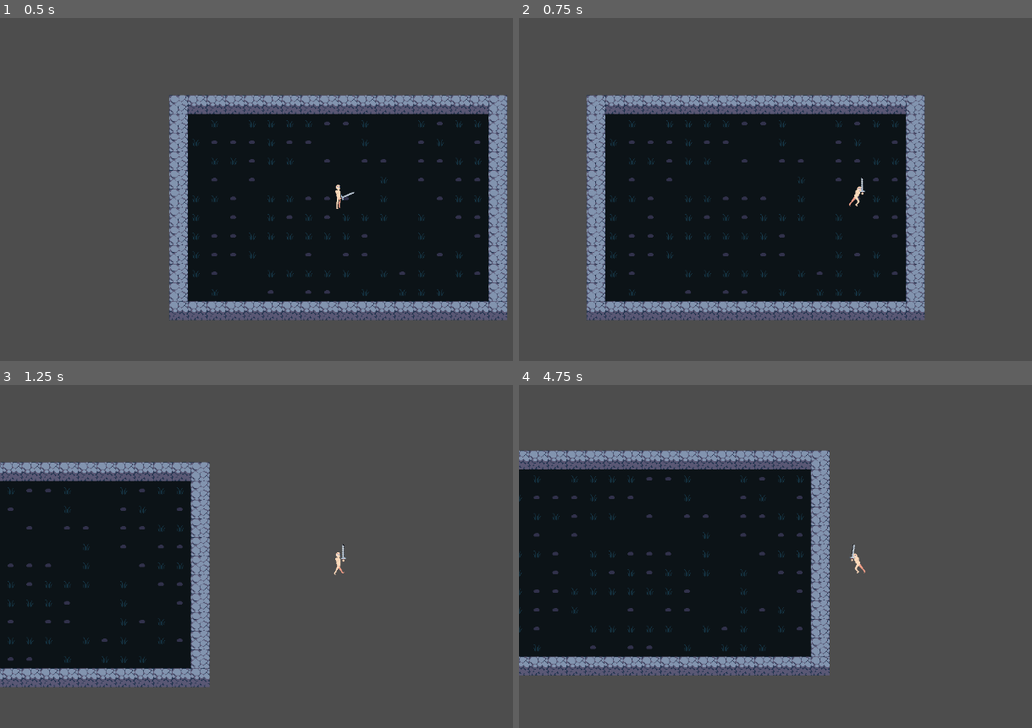
Above: before the commit, frames 1-4 (two rows, left to right).
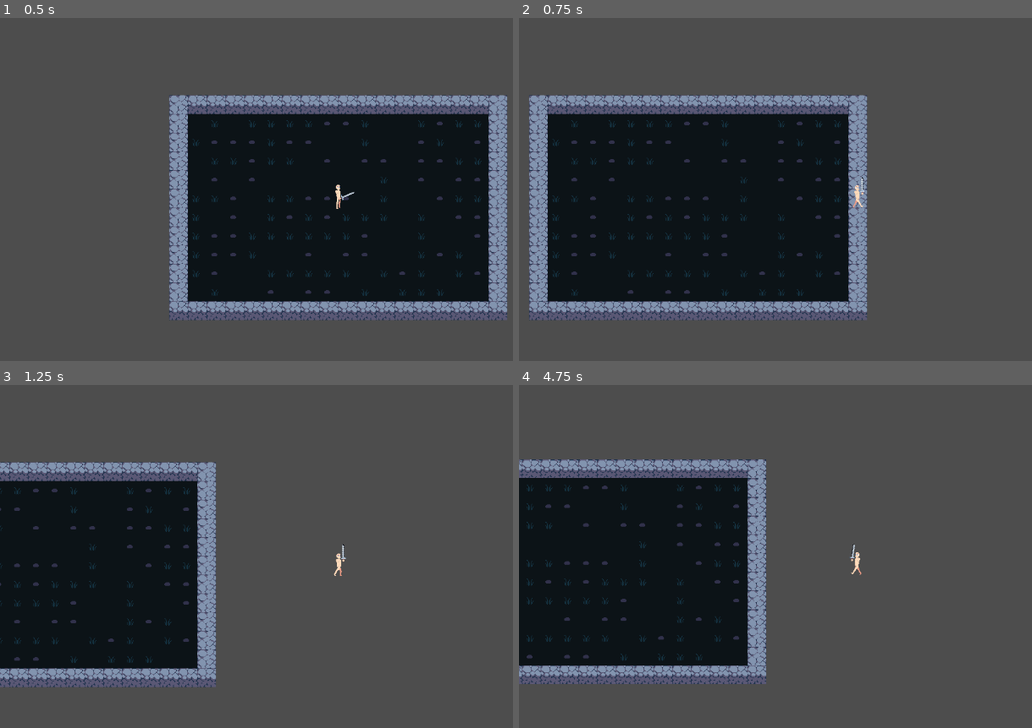
Above: after the commit, the same moments.

Repository: bertyom/Roguelike-Proj
Game: Godot game, scene res://Scene/test_map.tscn
Same seed, same stepped clock (60 frames per second), same inputs: the game is played once before the commit and once after it.
Inputs (mouse positions are in pixels of both pictures, inside the frame that each line leads up to):
- Up to frame 1 (0.5 s): no input
- Up to frame 2 (0.75 s): tap Enter at 0.5 s; move the mouse to (1006, 189) at 0.52 s; hold Keypad 6 (MOVE_RIGHT) from 0.53 s (still down); hold Shift (MOVE_SPRINT) from 0.53 s (still down); tap Space (MOVE_DASH) at 0.6 s
- Up to frame 3 (1.25 s): keep holding Keypad 6 (MOVE_RIGHT); keep holding Shift (MOVE_SPRINT)
- Up to frame 4 (4.75 s): move the mouse to (724, 594) at 1.27 s; release Keypad 6 (MOVE_RIGHT) at 1.28 s; release Shift (MOVE_SPRINT) at 1.28 s; hold Keypad 2 (MOVE_DOWN) 1.28-2.03 s; tap Shift (MOVE_SPRINT) at 1.35, 3.05 s; click (724, 594) at 1.55 s; move the mouse to (924, 491) at 2.02 s; press the mouse at (924, 491) at 2.03 s; hold Keypad 6 (MOVE_RIGHT) 2.03-2.78 s; tap Space (MOVE_DASH) at 2.3, 2.85, 4.55 s; move the mouse to (821, 649) at 2.77 s; release the mouse at (821, 649) at 2.78 s; hold Keypad 8 (MOVE_UP) 2.78-3.53 s; move the mouse to (outside the picture) at 3.52 s; hold Shift (MOVE_SPRINT) 3.53-4.28 s; hold Keypad 4 (MOVE_LEFT) from 3.53 s (still down); click (outside the picture) at 3.8 s; move the mouse to (652, 518) at 4.27 s; click (652, 518) at 4.35 s

Frame 1 is identical in both runs. In frame 2, 22% of the frame differs, in the area x 1-80%, y 22-89%; in frame 3, 5.2%; in frame 4, 18%.

Commit message:
Remodel player logic with 2 state machines

Diff:
--- a/Scene/Entity/Player Weapons/weapon_manager.gd
+++ b/Scene/Entity/Player Weapons/weapon_manager.gd
@@ -10,7 +10,7 @@
 var is_attacking: set = set_attacking
 
 
-func _process(delta):
+func _process(_delta):
 	handle_input()
 	update_mouse_vector()
 	update_weapon_rotation()
--- a/Scene/Entity/player.gd
+++ b/Scene/Entity/player.gd
@@ -1,36 +1,29 @@
 extends CharacterBody2D
 
-#region Variables
-#State machine enums
-enum PlayerStates {IDLE, WALK, SPRINT, DASH, ATTACK}
-enum WeaponStates {NONE, FIRST, SECOND}
+enum MovementState {IDLE, WALK, SPRINT, DASH}
+enum AttackState {NONE, ATTACKING}
 
-#Player stats
 @export var walk_speed := 300.0
-@export var sprint_speed := 600.0
-@export var dash_speed := 1000.0
-@export var dash_duration := 0.2
+@export var sprint_speed := 450.0
+@export var dash_speed := 2000.0
+@export var attack_speed_multiplier := 0.5
+@export var matching_direction_speed_multiplier: = 0.7
+@export var dash_duration := 0.1
 @export var dash_cooldown := 1.0
 
-#State variables
-var current_state: int = PlayerStates.IDLE
-var current_weapon: int = WeaponStates.NONE
+var movement_state: MovementState = MovementState.IDLE
+var attack_state: AttackState = AttackState.NONE
+var input_vector := Vector2.ZERO
+var mouse_position := Vector2.ZERO
+var dash_direction := Vector2.ZERO
+var mouse_vector := Vector2.ZERO
 
-# Input variables
-@export var input_vector := Vector2.ZERO
-@export var mouse_position := Vector2.ZERO
-@export var dash_direction := Vector2.ZERO
-@export var mouse_vector: = Vector2.ZERO
-@export var matching_directions:=  true
-@export var attack_lock_controls:= false
-
-# Node references
 @onready var body_animation_player := $Sprites/AnimationPlayer
 @onready var body_sprite: Sprite2D = $Sprites/Body
 @onready var weapon_manager: Node2D = $WeaponManager
 @onready var dash_timer: Timer = %Dash
 @onready var dash_cooldown_timer: Timer = %"Dash Cooldown"
-#endregion
+@onready var matching_directions: bool
 
 func _ready():
 	dash_timer.wait_time = dash_duration
@@ -39,69 +32,68 @@
 	dash_timer.connect("timeout", _on_dash_timer_timeout)
 	weapon_manager.connect("attack_state_changed", _on_attack_state_changed)
 
-func _physics_process(delta):
+func _physics_process(_delta):
 	_handle_input()
-	_update_state()
+	_update_movement_state()
 	_update_sprites_and_animations()
 	_move()
 
-func _update_state():
-	if current_state == PlayerStates.DASH:
+func _update_movement_state():
+	if movement_state == MovementState.DASH:
 		return
 
 	if input_vector == Vector2.ZERO:
-		current_state = PlayerStates.IDLE
-	elif Input.is_action_pressed("MOVE_SPRINT") and !attack_lock_controls:
-		current_state = PlayerStates.SPRINT
+		movement_state = MovementState.IDLE
+	elif Input.is_action_pressed("MOVE_SPRINT") and attack_state == AttackState.NONE:
+		movement_state = MovementState.SPRINT
 	else:
-		current_state = PlayerStates.WALK
+		movement_state = MovementState.WALK
 
 func _handle_input():
-	input_vector = Vector2(
-	Input.get_action_strength("MOVE_RIGHT") - Input.get_action_strength("MOVE_LEFT"),
-	Input.get_action_strength("MOVE_DOWN") - Input.get_action_strength("MOVE_UP")
-	).normalized()
-
+	input_vector = Input.get_vector("MOVE_LEFT", "MOVE_RIGHT", "MOVE_UP", "MOVE_DOWN")
 	mouse_position = get_global_mouse_position()
 	mouse_vector = (mouse_position - global_position).normalized()
 
-	if Input.is_action_just_pressed("MOVE_DASH") and current_state != PlayerStates.DASH and dash_cooldown_timer.is_stopped():
+	if Input.is_action_just_pressed("MOVE_DASH") and movement_state != MovementState.DASH and dash_cooldown_timer.is_stopped() and attack_state == AttackState.NONE:
 		_initiate_dash()
 
-	if Input.is_action_just_pressed("WEAPON_ATTACK"):
+	if Input.is_action_just_pressed("WEAPON_ATTACK") and attack_state == AttackState.NONE:
 		weapon_manager.start_attack()
-		current_state = PlayerStates.ATTACK
-	elif Input.is_action_just_released("WEAPON_ATTACK"):
-		current_state = PlayerStates.IDLE
+	elif Input.is_action_just_released("WEAPON_ATTACK") and attack_state != AttackState.NONE:
+		weapon_manager.end_attack()
 
 func _update_sprites_and_animations():
-	if !attack_lock_controls:
+	if attack_state == AttackState.NONE:
 		body_sprite.flip_h = mouse_vector.x < 0
-	var matching_directions = (input_vector.x >= 0) == (mouse_vector.x >= 0)
-	var matching_direction_animation = "" if matching_directions else "_Back"
+
+	matching_directions = (input_vector.x >= 0) == (mouse_vector.x >= 0)
 
 	var animation = "Idle"
-	match current_state:
-		PlayerStates.SPRINT, PlayerStates.WALK:
-			animation = "Walk"+matching_direction_animation
-		PlayerStates.DASH:
-			animation = "Dash"+matching_direction_animation
-		PlayerStates.ATTACK:
-			if input_vector != Vector2.ZERO:
-				animation = "Walk"+matching_direction_animation
+	if movement_state in [MovementState.WALK, MovementState.SPRINT]:
+		animation = "Walk" if matching_directions else "Walk_Back"
+	elif movement_state == MovementState.DASH:
+		if matching_directions or input_vector.x == 0:
+			animation = "Dash"
+		else:
+			animation = "Dash_Back"
 
 	body_animation_player.play(animation)
 
-#region Movement
 func _move():
 	var speed = walk_speed
-	match current_state:
-		PlayerStates.SPRINT:
+	match movement_state:
+		MovementState.SPRINT:
 			speed = sprint_speed
-		PlayerStates.DASH:
+		MovementState.DASH:
 			speed = dash_speed
 
-	if current_state == PlayerStates.DASH:
+	if !matching_directions and movement_state != MovementState.DASH:
+		speed *= matching_direction_speed_multiplier
+
+	if attack_state != AttackState.NONE:
+		speed *= attack_speed_multiplier
+
+	if movement_state == MovementState.DASH:
 		velocity = dash_direction * speed
 	else:
 		velocity = input_vector * speed
@@ -109,21 +101,20 @@
 	move_and_slide()
 
 func _initiate_dash():
-	if !attack_lock_controls:
-		current_state = PlayerStates.DASH
-
-		if input_vector != Vector2.ZERO:
-			dash_direction = input_vector
-		else:
-			dash_direction = (mouse_position - global_position).normalized()
-
-		dash_timer.start()
-		dash_cooldown_timer.start()
+	movement_state = MovementState.DASH
+	if input_vector != Vector2.ZERO:
+		dash_direction = input_vector
+	else:
+		dash_direction = mouse_vector
+	dash_timer.start()
+	dash_cooldown_timer.start()
 
 func _on_dash_timer_timeout():
-	current_state = PlayerStates.IDLE
+	movement_state = MovementState.IDLE
 	dash_direction = Vector2.ZERO
-#endregion
 
 func _on_attack_state_changed(is_attacking: bool):
-	attack_lock_controls = is_attacking
+	if is_attacking:
+		attack_state = AttackState.ATTACKING
+	else:
+		attack_state = AttackState.NONE
--- a/Scene/Singleton/ProcGen/BSP.gd
+++ b/Scene/Singleton/ProcGen/BSP.gd
@@ -6,7 +6,6 @@
 
 
 func start():
-	var rng = RandomNumberGenerator.new()
 	root_node = Branch.new(Vector2i(0,0), Vector2i(80,80))
 	root_node.split(4, paths)
 	return generate()
